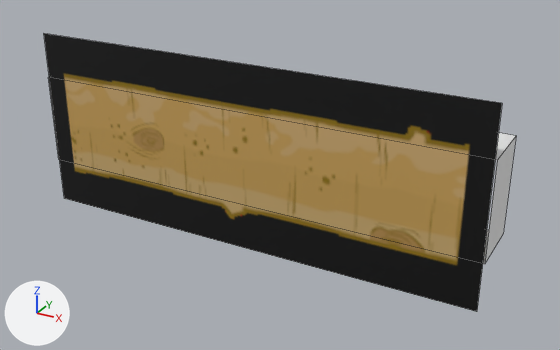
Renders of the Blender file Content/PuffBOMB/3D/Mountain/MedLogH3.blend from each side of a commit.
Rendered twice from a 50 mm lens placed at (18.35, -18.86, 11.66), pointed at (7.95, 0.05, 2.2). Arrows for +X, +Y and +Z are at lower left; the lights stay in place. Mesh edges are drawn as thin lines.

The scene before the commit, as lines of its bpy script (objects in view):
```python
me_cube = bpy.data.meshes.new('Cube')
me_cube.from_pydata([(2.68, 0.7, -0.13), (2.68, 0.2, -0.13), (0.17, 0.2, -0.13), (0.17, 0.7, -0.13), (2.68, 0.7, 0.2), (2.68, 0.2, 0.2), (0.17, 0.2, 0.2), (0.17, 0.7, 0.2)], [], [(0, 4, 5, 1), (1, 5, 6, 2), (2, 6, 7, 3), (4, 0, 3, 7)])
me_plane = bpy.data.meshes.new('Plane')
me_plane.from_pydata(...)  # 4 vertices, 1 face; spans x 0.0..2.5, y 0.0..1.0, z 0.2
me_plane.materials.append(mat_medlog3_png)  # picture img_medlog3_png
ob_cube = bpy.data.objects.new('Cube', me_cube)
ob_cube.location = (-1.1, 0.2, 0.3)
ob_cube.rotation_euler = (1.571, 0.0, 0.0)  # degrees (90, 0, 0)
ob_cube.scale = (5.83, 5.83, 5.83)
ob_plane = bpy.data.objects.new('Plane', me_plane)
ob_plane.location = (-0.1, 0.2, 0.0)
ob_plane.rotation_euler = (1.571, 0.0, 0.0)  # degrees (90, 0, 0)
ob_plane.scale = (5.83, 5.83, 5.83)
```
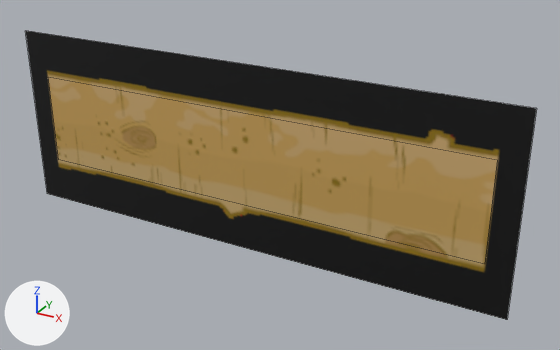
Pixel boxes (x1, y1, x2, y2) of what changed, in the pictures (560 x 350 px):
'Plane', reshaped (12% wider): before (44, 33, 502, 312); after (26, 31, 537, 320)
'Cube', unchanged, covered by the edit: before (48, 77, 516, 264)

Patch to the scene script:
```diff
--- a/Content/PuffBOMB/3D/Mountain/MedLogH3.blend.py
+++ b/Content/PuffBOMB/3D/Mountain/MedLogH3.blend.py
@@ me_plane @@
 me_plane.from_pydata(...)  # 4 vertices, 1 face; spans x 0.0..2.5, y 0.0..1.0, z 0.2
 # used by ob_plane; location = (-0.1, 0.2, 0.0); rotation_euler = (1.571, 0.0, 0.0), in degrees (90, 0, 0); scale = (5.83, 5.83, 5.83)
-me_plane.vertices[0].co = (2.5, 1.0, 0.2)  # pixel (502, 103)
-me_plane.vertices[1].co = (2.5, 0.0, 0.2)  # pixel (476, 311)
-me_plane.vertices[2].co = (0.0, 0.0, 0.2)  # pixel (64, 198)
-me_plane.vertices[3].co = (0.0, 1.0, 0.2)  # pixel (43, 33)
+# me_plane part 1
+me_plane.vertices[0].co = (2.64, 1.0, 0.2)  # pixel (536, 108)
+me_plane.vertices[1].co = (2.64, 0.0, 0.2)  # pixel (507, 319)
+me_plane.vertices[2].co = (-0.14, 0.0, 0.2)  # pixel (47, 193)
+me_plane.vertices[3].co = (-0.14, 1.0, 0.2)  # pixel (25, 30)
 me_plane.materials.append(mat_medlog3_png)
```
